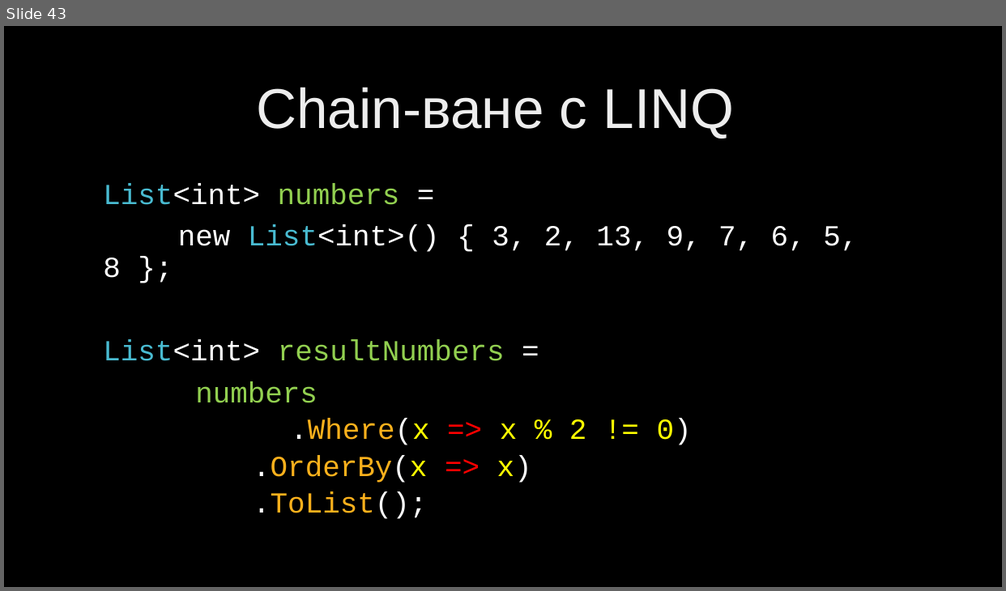
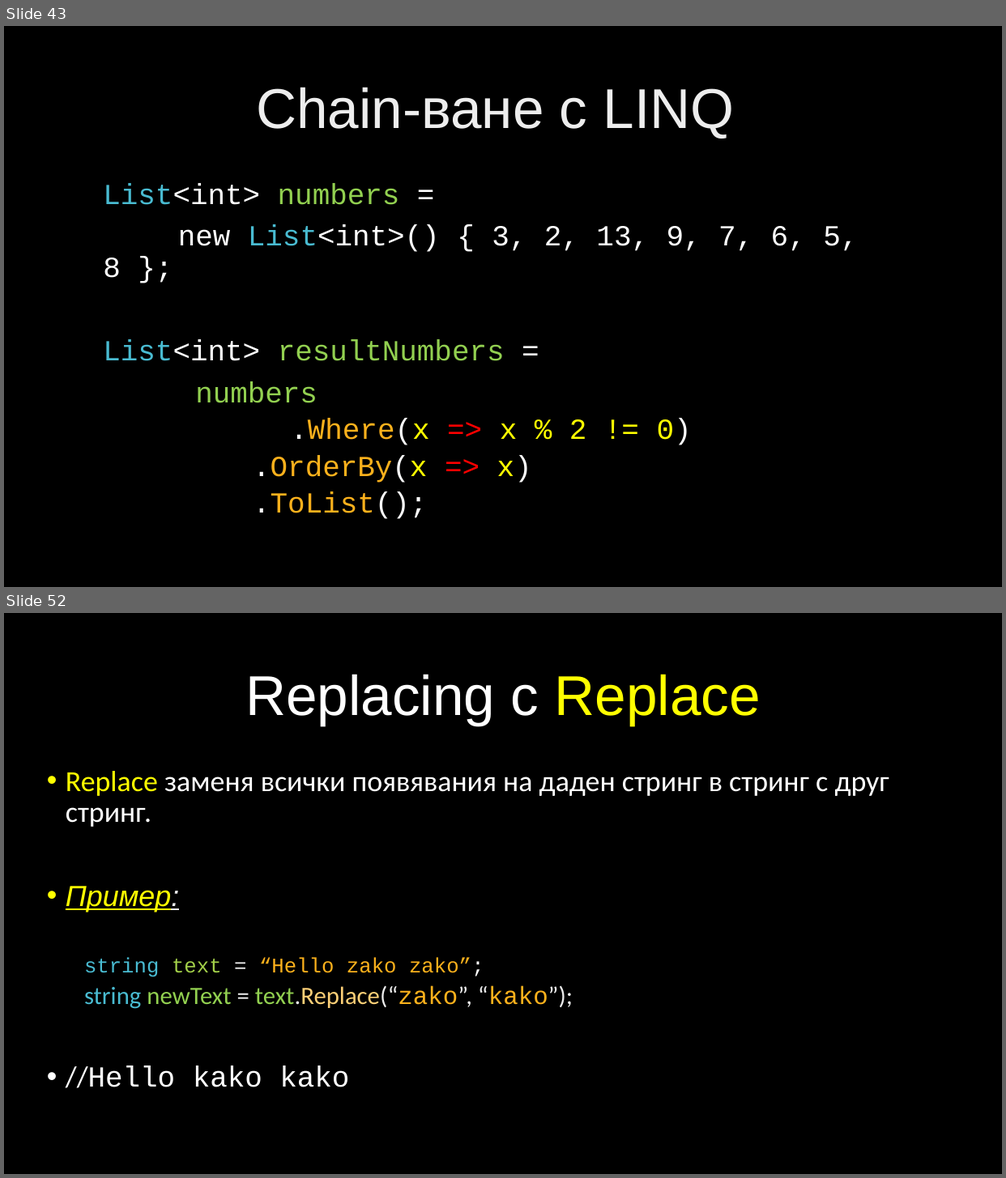
Before and after one commit to velizar92/CSharp-Programming-Presentations, a slide deck: C# Intermediate.pptx. Shown one above the other, each under a label of ours: slide 43 before the commit, slides 43 and 52 after it; the slides between them are not shown. The pictures are 1006x591 and 1006x1178 pixels, drawn with LibreOffice and Linux fonts; fonts in the diff are those of the drawing; background and template pictures are left out. Boxes give left, top, right and bottom in pixels: in the first picture for what was removed or moved away, otherwise in the second. Text is boxed around its words. In the diff, an @@ line names an element or a change of style, - is before the commit and + after.

Commit message:
Updates for Text Processing lecture

```diff
--- a/C# Intermediate.pptx
+++ b/C# Intermediate.pptx
@@ slide 52 added at (4, 613, 1002, 1174), background picture (left out) @@
@@ title added at (245, 674, 761, 726), 54 pt, text #FFFFFF @@
+Replacing с Replace
@@ text added at (66, 771, 889, 1088), 28 pt, text #FFFFFF @@
+• Replace заменя всички появявания на даден стринг в стринг с друг стринг.
+• Пример:
+  string text = “Hello zako zako”;
+  string newText = text.Replace(“zako”, “kako”);
+• //Hello kako kako
```
Also in this commit, not shown: 8 other slides added.
